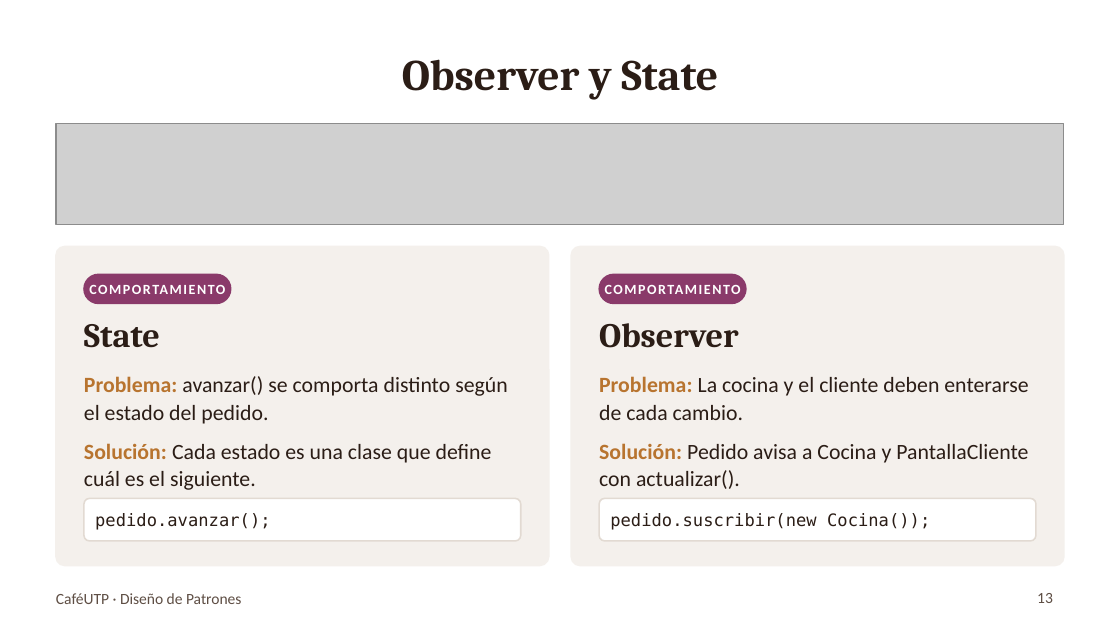
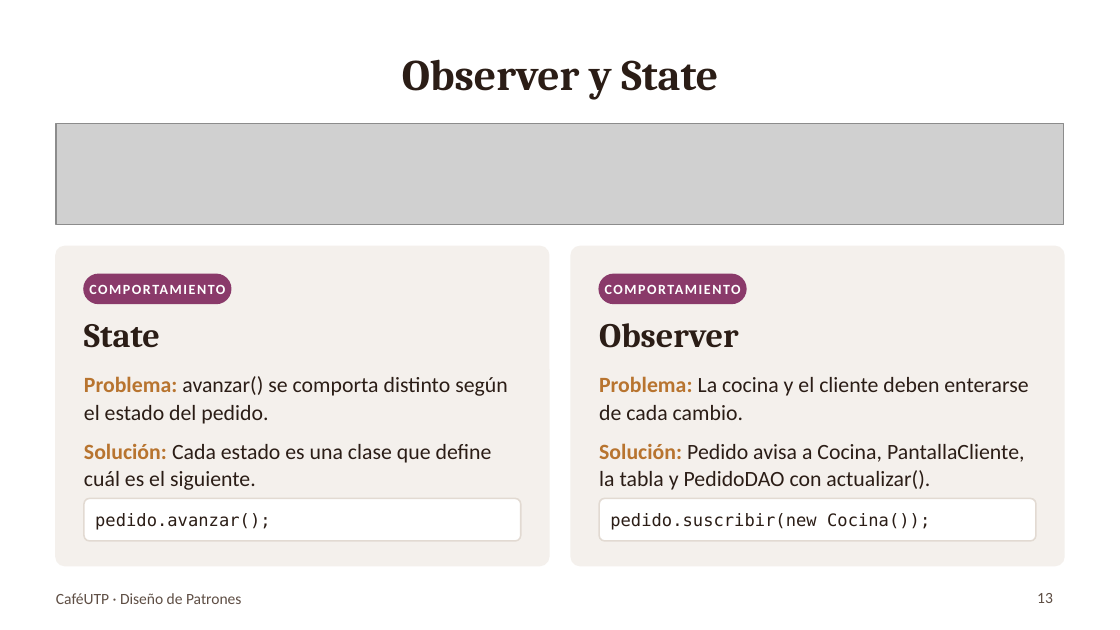
Before and after one commit to gian1475/Patrones_final, a slide deck: slide 13 of entregables/Presentacion_CafeUTP.pptx. Drawn at 1120x630 pixels with LibreOffice and Linux fonts; fonts in the diff are those of the drawing; grey boxes stand for pictures. Boxes give left, top, right and bottom in pixels: in the first picture for what was removed or moved away, otherwise in the second. Text is boxed around its words. In the diff, an @@ line names an element or a change of style, - is before the commit and + after.

```diff
--- a/entregables/Presentacion_CafeUTP.pptx
+++ b/entregables/Presentacion_CafeUTP.pptx
@@ text at box(599, 443, 1025, 490): text changed @@
-Solución: Pedido avisa a Cocina y PantallaCliente con actualizar().
+Solución: Pedido avisa a Cocina, PantallaCliente, la tabla y PedidoDAO con actualizar().
```
Also in this commit, not shown: 13 other slides changed, 18 other files.
